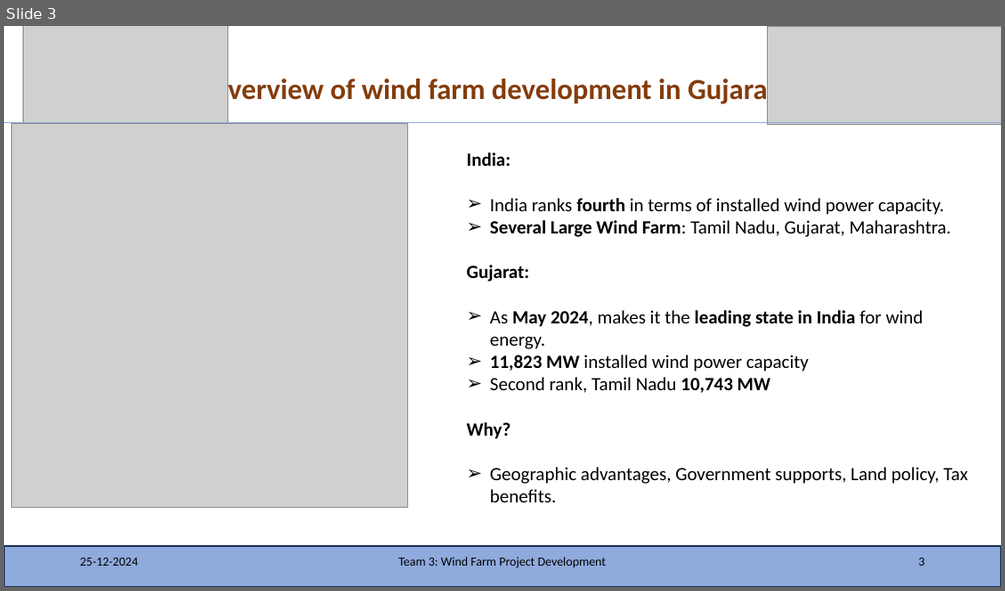
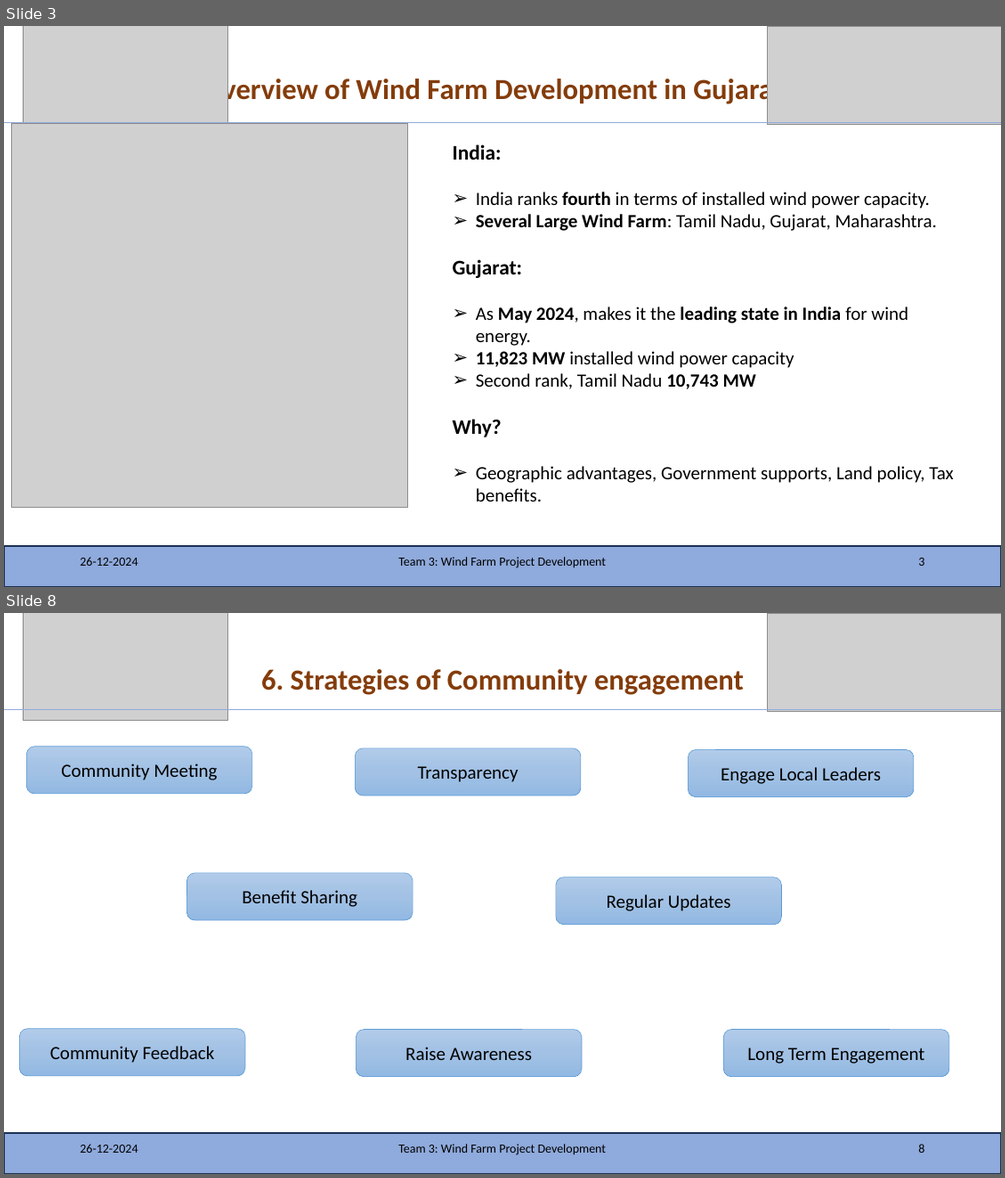
Before and after one commit to KSoni1505/Wind-Farm-Project-Development, a slide deck: Team_3_India.pptx. Shown one above the other, each under a label of ours: slide 3 before the commit, slides 3 and 8 after it; the slides between them are not shown. The pictures are 1005x591 and 1005x1178 pixels, drawn with LibreOffice and Linux fonts; fonts in the diff are those of the drawing; grey boxes stand for pictures. Boxes give left, top, right and bottom in pixels: in the first picture for what was removed or moved away, otherwise in the second. Text is boxed around its words. In the diff, an @@ line names an element or a change of style, - is before the commit and + after.

```diff
--- a/Team_3_India.pptx
+++ b/Team_3_India.pptx
@@ slide 8 added at [4, 613, 1001, 1174], background #FFFFFF @@
@@ picture added at [23, 613, 228, 720] @@
@@ picture added at [768, 613, 1001, 712] @@
@@ title added at [261, 669, 744, 695], 28 pt, text #843C0B, bold @@
+6. Strategies of Community engagement
@@ line added from (4, 709) to (1001, 709), #8FAADC 0.5 pt @@
@@ rounded rectangle added at [26, 747, 252, 793], fill gradient #B1CBE9 to #A3C1E5 to #93B9E4, outline #5B9BD5 0.5 pt, 18 pt, text #000000 @@
+Community Meeting
@@ rounded rectangle added at [355, 748, 581, 795], fill gradient #B1CBE9 to #A3C1E5 to #93B9E4, outline #5B9BD5 0.5 pt, 18 pt, text #000000 @@
+Transparency
@@ rounded rectangle added at [688, 750, 914, 797], fill gradient #B1CBE9 to #A3C1E5 to #93B9E4, outline #5B9BD5 0.5 pt, 18 pt, text #000000 @@
+Engage Local Leaders
@@ rounded rectangle added at [187, 873, 413, 919], fill gradient #B1CBE9 to #A3C1E5 to #93B9E4, outline #5B9BD5 0.5 pt, 18 pt, text #000000 @@
+Benefit Sharing
@@ rounded rectangle added at [556, 877, 782, 925], fill gradient #B1CBE9 to #A3C1E5 to #93B9E4, outline #5B9BD5 0.5 pt, 18 pt, text #000000 @@
+Regular Updates
@@ rounded rectangle added at [20, 1029, 245, 1076], fill gradient #B1CBE9 to #A3C1E5 to #93B9E4, outline #5B9BD5 0.5 pt, 18 pt, text #000000 @@
+Community Feedback
@@ rounded rectangle added at [356, 1030, 582, 1077], fill gradient #B1CBE9 to #A3C1E5 to #93B9E4, outline #5B9BD5 0.5 pt, 18 pt, text #000000 @@
+Raise Awareness
@@ rounded rectangle added at [723, 1030, 949, 1077], fill gradient #B1CBE9 to #A3C1E5 to #93B9E4, outline #5B9BD5 0.5 pt, 18 pt, text #000000 @@
+Long Term Engagement
@@ rectangle added at [4, 1133, 1001, 1174], fill #8FAADC, outline #1E3256 1 pt @@
@@ text added at [80, 1143, 138, 1152], 12 pt, text #000000 @@
+26-12-2024
@@ text added at [398, 1143, 607, 1155], 12 pt, text #000000 @@
+Team 3: Wind Farm Project Development
@@ page number added at [918, 1143, 924, 1152], 12 pt, text #000000 @@
+8
@@ slide 3 changed as well @@
@@ title at [202, 75, 783, 106]: text changed @@
-1. Overview of wind farm development in Gujarat
+1. Overview of Wind Farm Development in Gujarat
@@ text "India:": place and size @@
-text "India:" at [467, 152, 968, 502]
+text "India:" at [453, 144, 954, 501]
@@ text at [453, 144, 523, 437]: size 18 to 20 pt in "India:", "Gujarat:", "Why?" @@
```
Also in this commit, not shown: 2 other slides changed, 15 other slides added.
